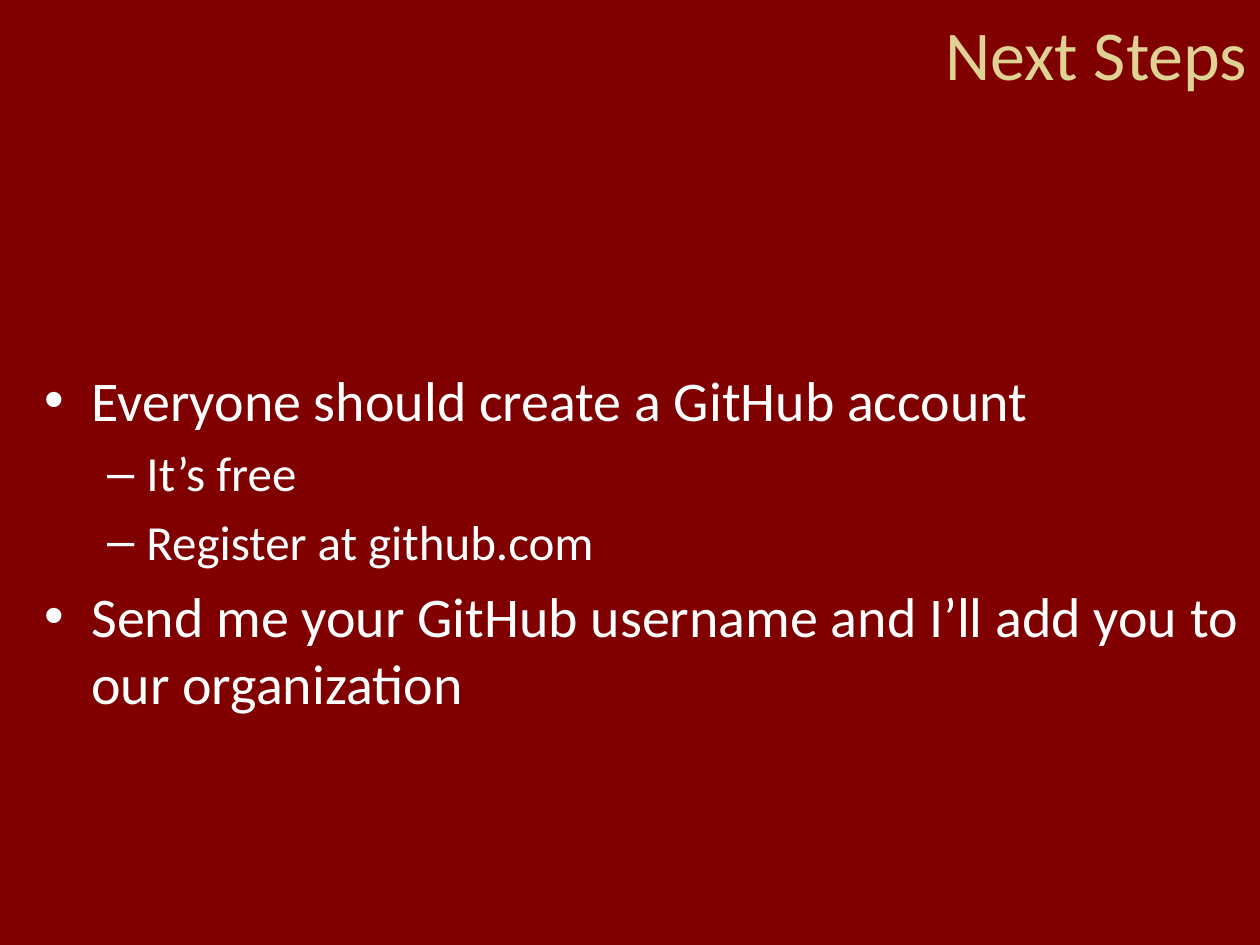
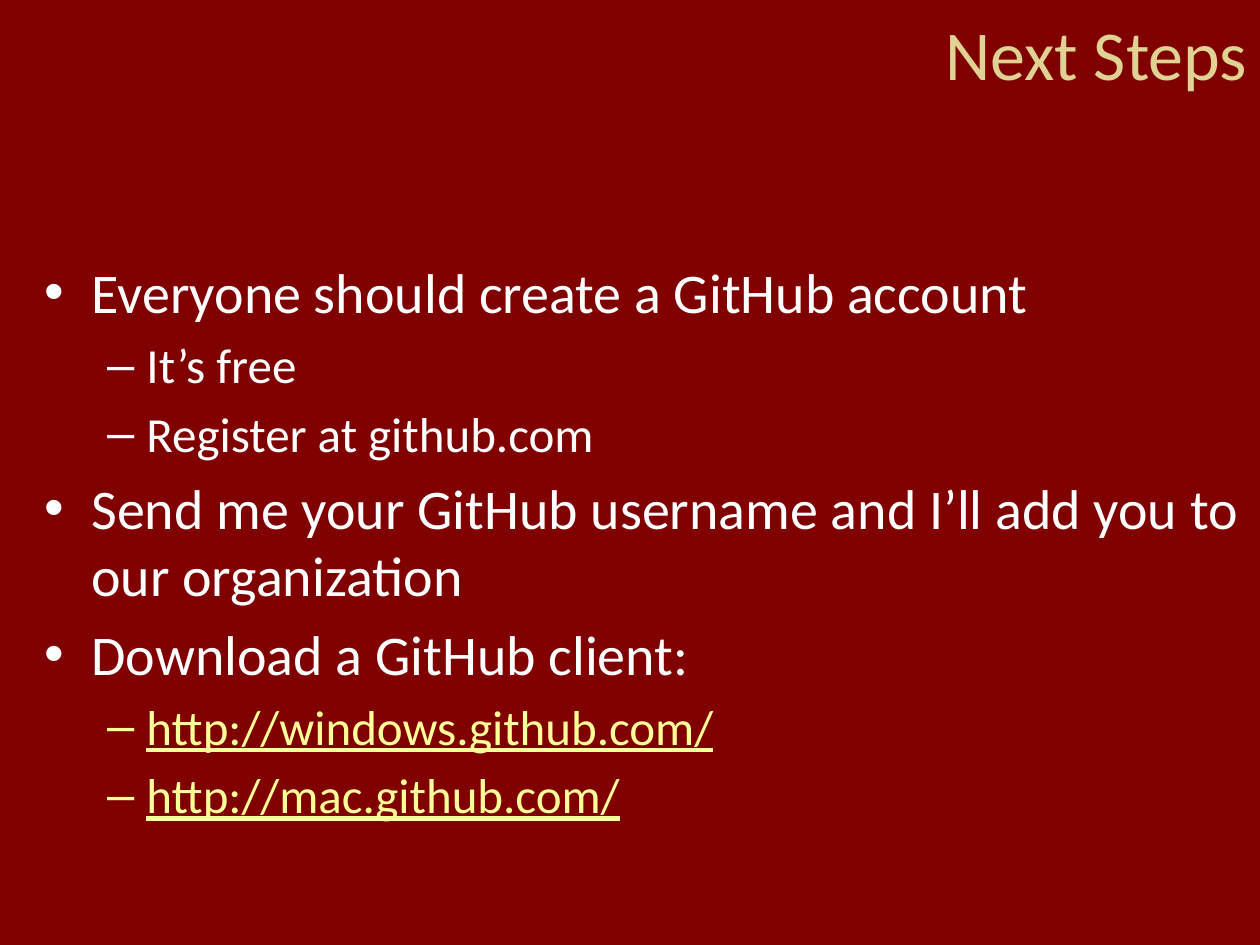
Before and after one commit to QBRC/GithubDemo, a slide deck: slide 21 of Git & Github.pptx. Drawn at 1260x945 pixels with LibreOffice and Linux fonts; fonts in the diff are those of the drawing; background and template pictures are left out. Boxes give left, top, right and bottom in pixels: in the first picture for what was removed or moved away, otherwise in the second. Text is boxed around its words. In the diff, an @@ line names an element or a change of style, - is before the commit and + after.

Commit message:
Finished slides.

```diff
--- a/Git & Github.pptx
+++ b/Git & Github.pptx
@@ text at bbox=[91, 636, 713, 822]: paragraphs added @@
+• Download a GitHub client:
+  – http://windows.github.com/
+  – http://mac.github.com/
```
